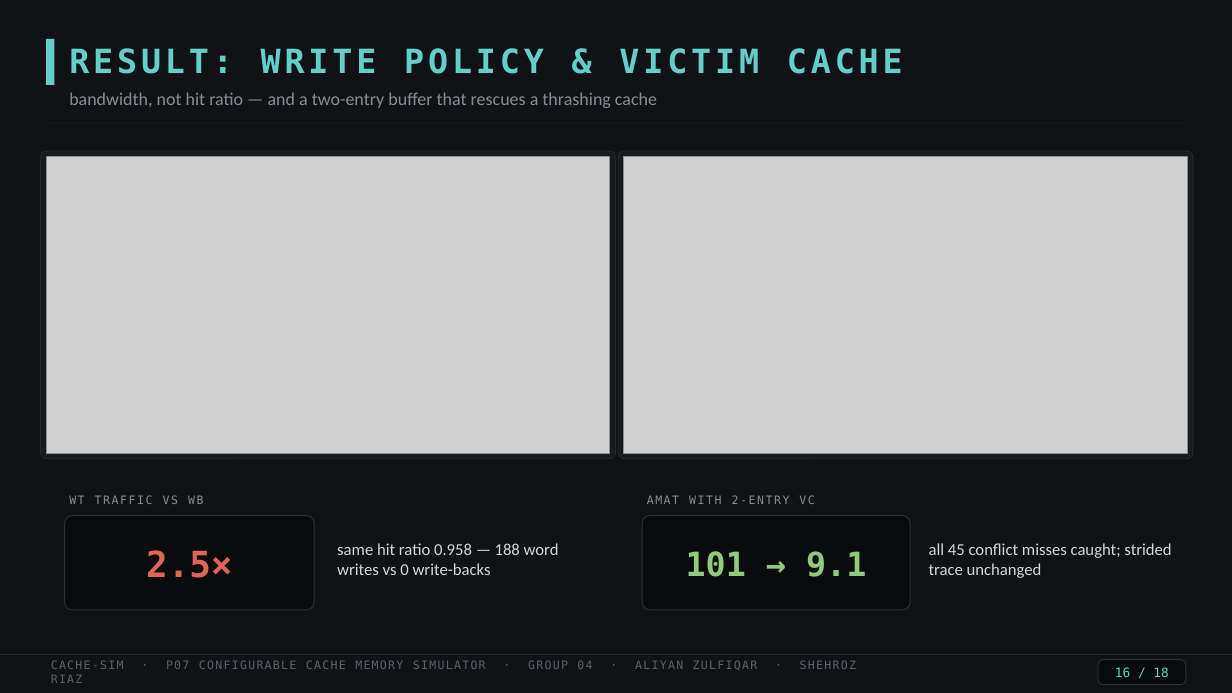
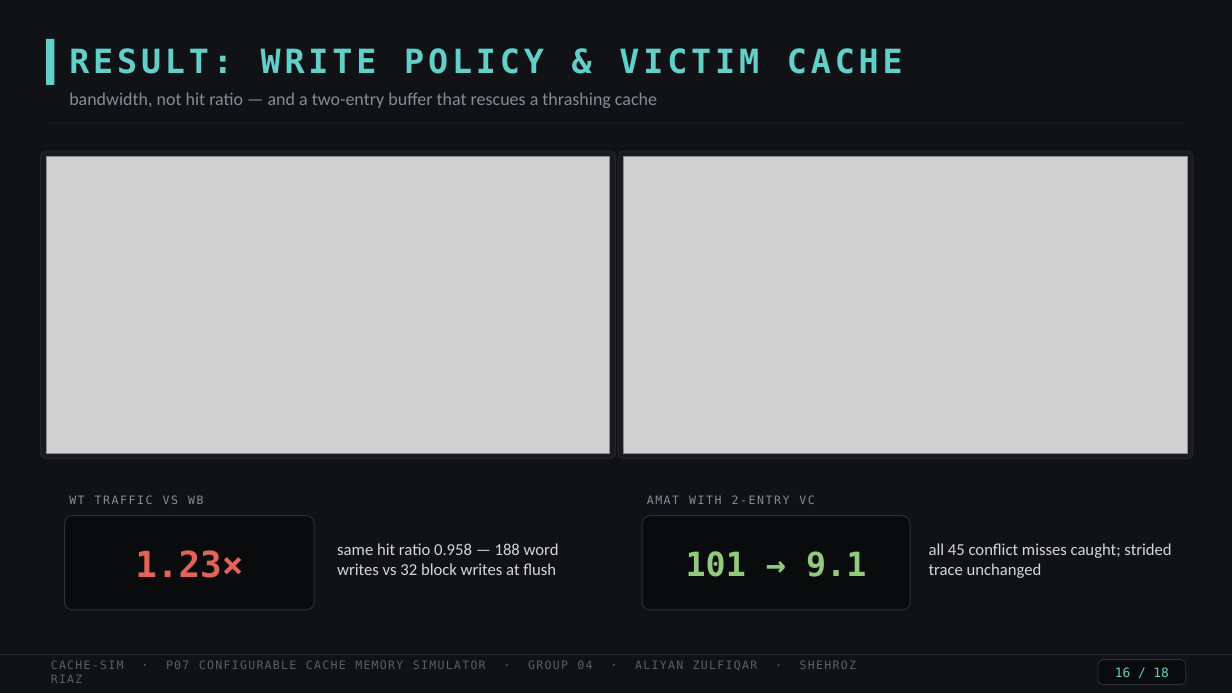
Before and after one commit to zorhehs/coa-lab-group4, a slide deck: slide 16 of docs/slides.pptx. Drawn at 1232x693 pixels with LibreOffice and Linux fonts; fonts in the diff are those of the drawing; grey boxes stand for pictures. Boxes give left, top, right and bottom in pixels: in the first picture for what was removed or moved away, otherwise in the second. Text is boxed around its words. In the diff, an @@ line names an element or a change of style, - is before the commit and + after.

```diff
--- a/docs/slides.pptx
+++ b/docs/slides.pptx
@@ text at (135,550,243,578): text changed @@
-2.5×
+1.23×
@@ text at (337,543,559,575): text changed @@
-same hit ratio 0.958 — 188 word writes vs 0 write-backs
+same hit ratio 0.958 — 188 word writes vs 32 block writes at flush
```
Also in this commit, not shown: 4 other slides changed, 26 other files.
